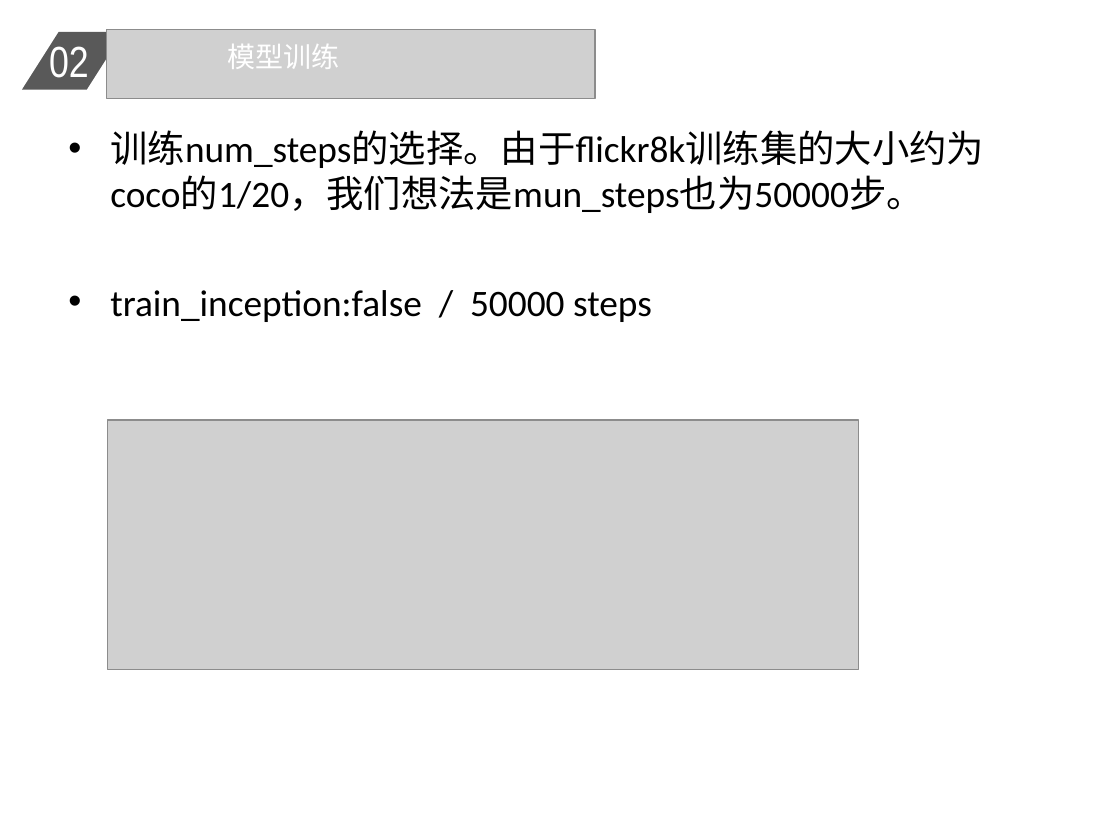
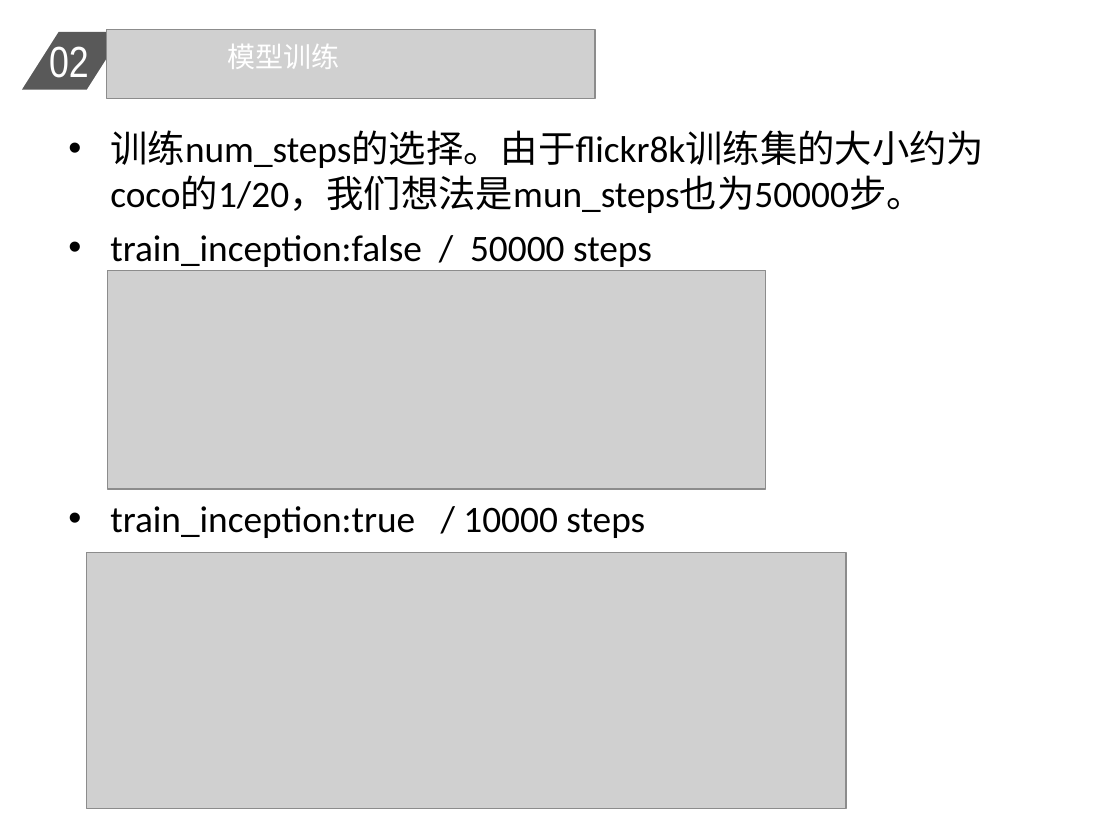
Before and after one commit to zhuyi55/img_caption, a slide deck: slide 4 of documents/report_2.ppt. Drawn at 1120x840 pixels with LibreOffice and Linux fonts; fonts in the diff are those of the drawing; grey boxes stand for pictures. Boxes give left, top, right and bottom in pixels: in the first picture for what was removed or moved away, otherwise in the second. Text is boxed around its words. In the diff, an @@ line names an element or a change of style, - is before the commit and + after.

```diff
--- a/documents/report_2.ppt
+++ b/documents/report_2.ppt
@@ picture: place and size @@
-picture at <box>108,420,858,670</box>
+picture at <box>108,270,766,488</box>
@@ text at <box>110,506,645,538</box>: paragraph added @@
+• train_inception:true / 10000 steps
@@ picture added at <box>86,552,846,809</box> @@
```
Also in this commit, not shown: 3 other slides changed, 1 slide removed, 1 other file.
